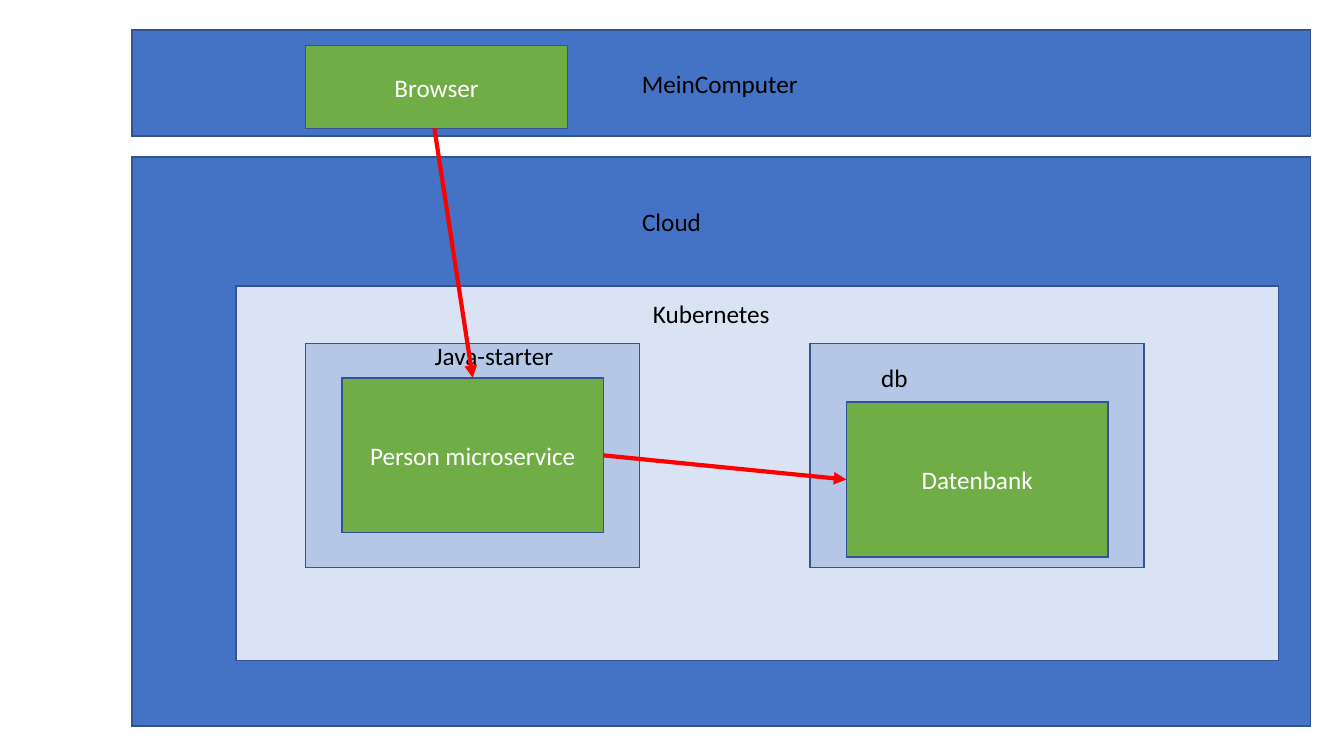
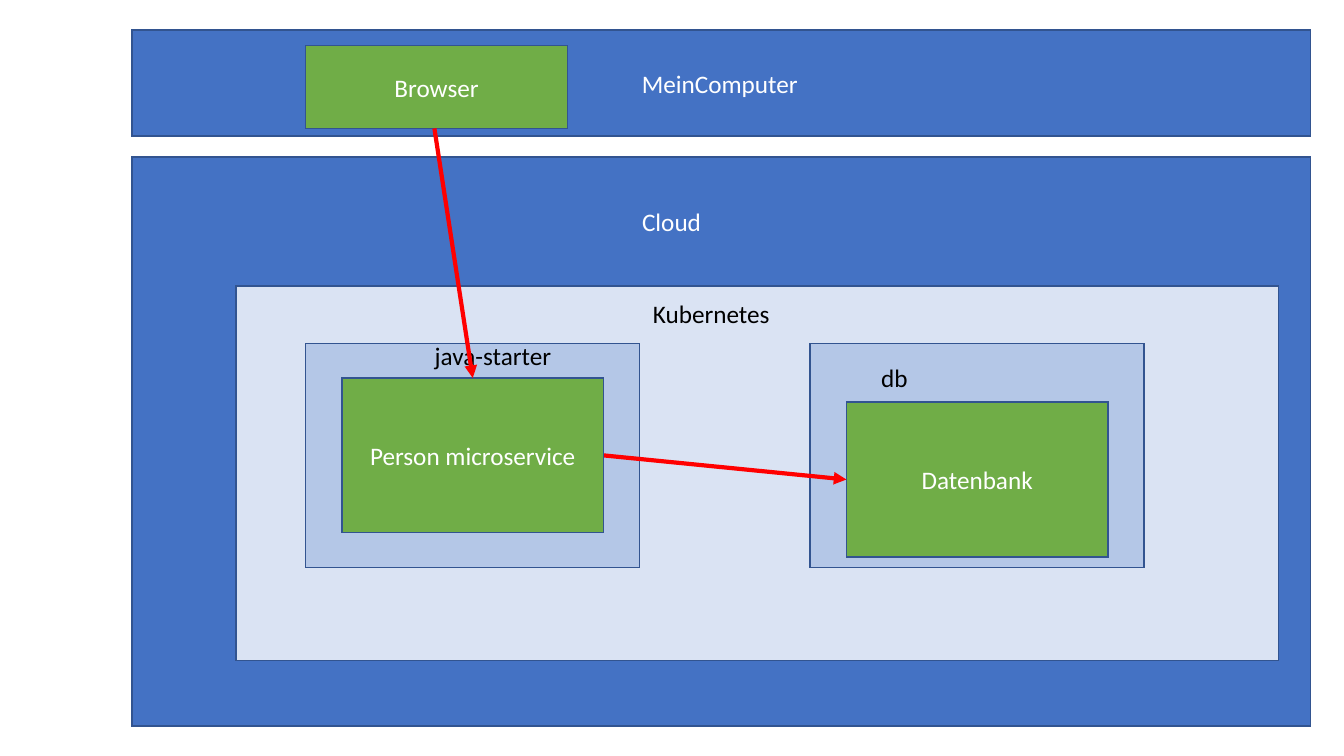
Before and after one commit to igeldo/PR4-SoSe23, a slide deck: slide 59 of Java-Starter.pptx. Drawn at 1344x756 pixels with LibreOffice and Linux fonts; fonts in the diff are those of the drawing. Boxes give left, top, right and bottom in pixels: in the first picture for what was removed or moved away, otherwise in the second. Text is boxed around its words. In the diff, an @@ line names an element or a change of style, - is before the commit and + after.

```diff
--- a/Java-Starter.pptx
+++ b/Java-Starter.pptx
@@ text "MeinComputer" at <box>642,75,798,97</box>: text colour #000000 to #FFFFFF @@
@@ text "Cloud" at <box>642,213,701,231</box>: text colour #000000 to #FFFFFF @@
@@ text at <box>435,344,552,371</box>: text changed @@
-Java-starter
+java-starter
```
Also in this commit, not shown: 5 other slides changed.
